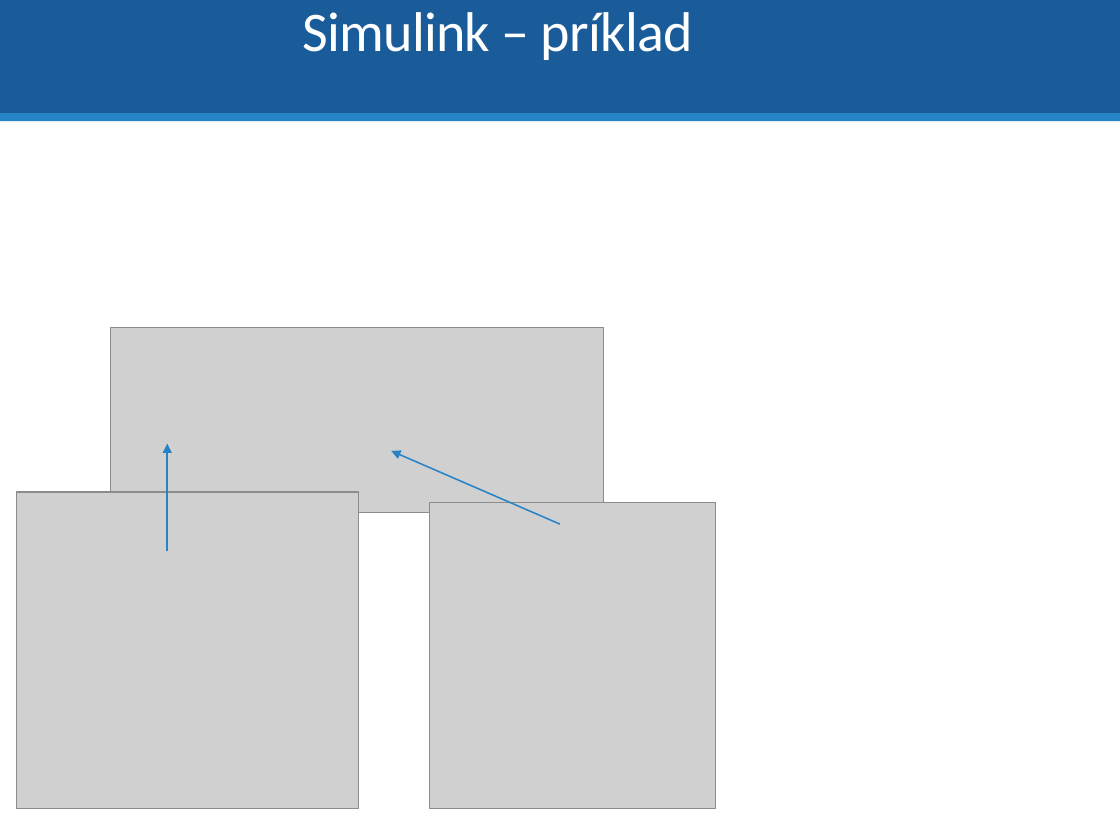
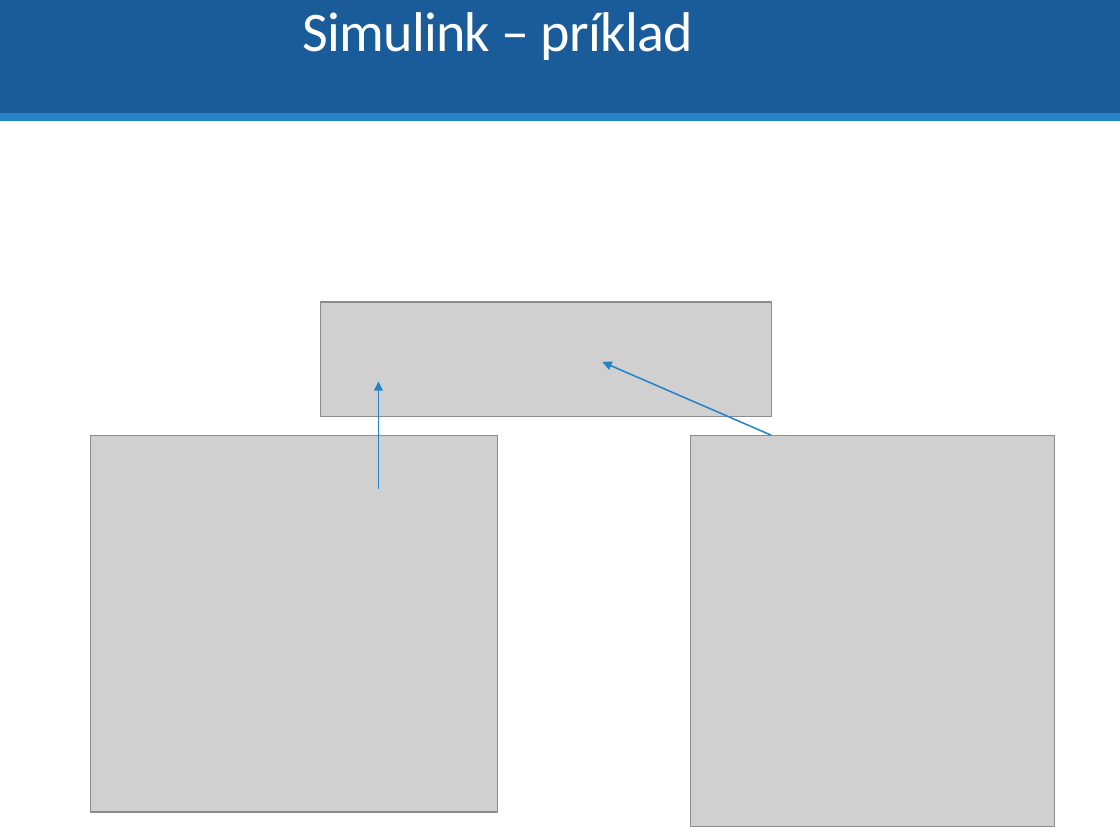
Before and after one commit to dodekm/TeamProjektKybernetika, a slide deck: slide 46 of Nove prednasky/P0_Opakovanie_Matlab_Simulink.pptx (slide 42 before the commit). Drawn at 1120x840 pixels with LibreOffice and Linux fonts; fonts in the diff are those of the drawing; grey boxes stand for pictures. Boxes give left, top, right and bottom in pixels: in the first picture for what was removed or moved away, otherwise in the second. Text is boxed around its words. In the diff, an @@ line names an element or a change of style, - is before the commit and + after.

```diff
--- a/Nove prednasky/P0_Opakovanie_Matlab_Simulink.pptx
+++ b/Nove prednasky/P0_Opakovanie_Matlab_Simulink.pptx
@@ picture: place and size @@
-picture at <box>110,327,604,513</box>
+picture at <box>320,302,771,417</box>
@@ arrow moved from (167, 551) - (167, 444) to (379, 489) - (379, 382) @@
@@ arrow moved from (560, 524) - (391, 451) to (772, 436) - (603, 362) @@
@@ picture: place and size @@
-picture at <box>17,492,358,809</box>
+picture at <box>91,436,497,812</box>
@@ picture: place and size @@
-picture at <box>430,502,716,809</box>
+picture at <box>691,436,1055,827</box>
```
Also in this commit, not shown: 28 other slides changed, 8 slides added, 4 slides removed, 1 other file.
